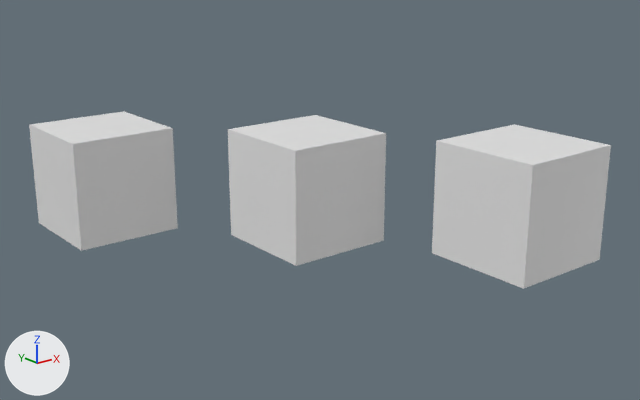
The Blender file array_copy_writeback.blend as it was, and as the next commit left it.
Both versions are drawn from a 50 mm camera at (-11.21, -15.03, 8.2) aimed at (-1.61, -3.03, 3.4). The axes (+X, +Y, +Z) are drawn at lower left. The lights are the same throughout.
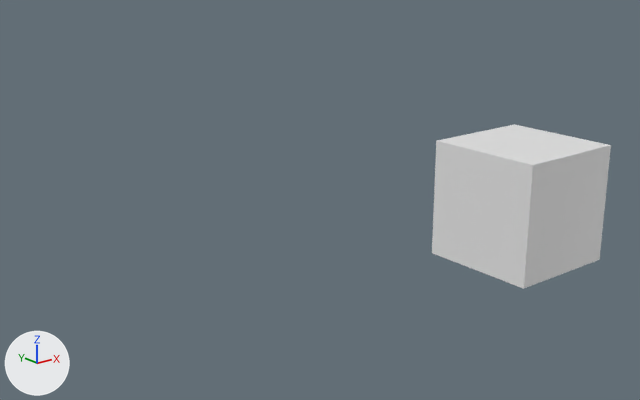
The newer file is also turned or shifted as a whole; pictures and numbers use the older file's frame.

What differs and where, as boxes (x1, y1, x2, y2) in the pictures (640 x 400 px):
```json
{"object": "Cube.001", "change": "deleted", "before": [228, 115, 386, 266]}
{"object": "Cube.002", "change": "deleted", "before": [29, 111, 178, 251]}
```

The change, as JSON lines over the scene's bpy script:
```json
{"op": "remove", "block": "ob_cube_002", "code": ["ob_cube_002 = bpy.data.objects.new('Cube.002', me_cube_002)", "ob_cube_002.location = (-4.12, 0.55, 3.49)"]}
{"op": "remove", "block": "ob_cube_001", "code": ["ob_cube_001 = bpy.data.objects.new('Cube.001', me_cube_001)", "ob_cube_001.location = (-1.79, -2.86, 3.67)"]}
```
